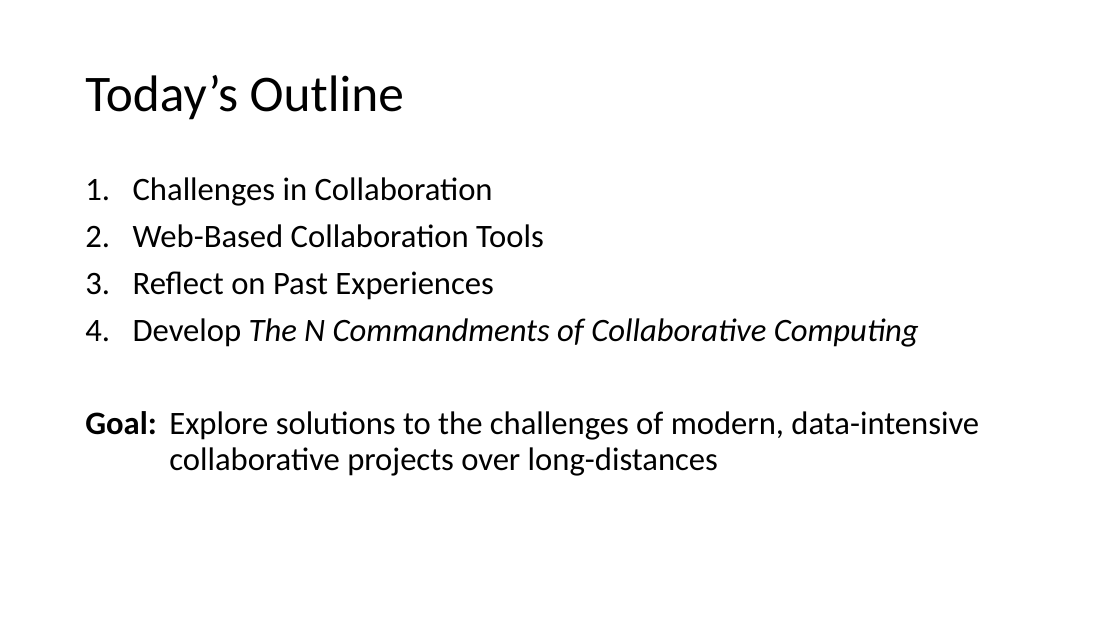
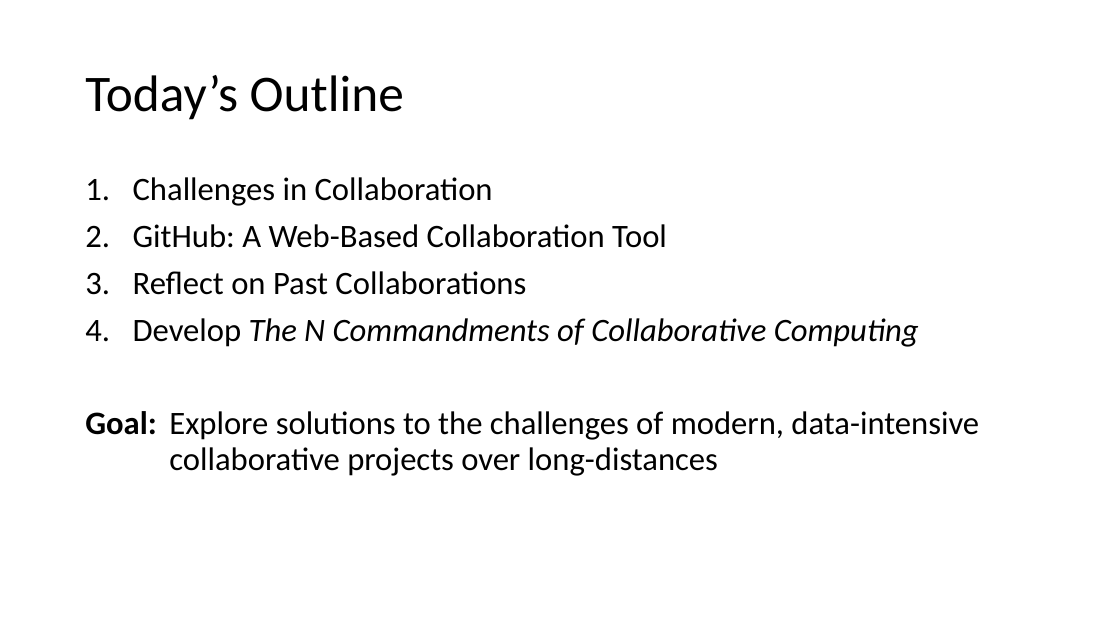
Before and after one commit to ReproducibleQM/n_commandments, a slide deck: slide 3 of pres_deck.pptx. Drawn at 1120x630 pixels with LibreOffice and Linux fonts; fonts in the diff are those of the drawing. Boxes give left, top, right and bottom in pixels: in the first picture for what was removed or moved away, otherwise in the second. Text is boxed around its words. In the diff, an @@ line names an element or a change of style, - is before the commit and + after.

```diff
--- a/pres_deck.pptx
+++ b/pres_deck.pptx
@@ text at (x1=133, y1=224, x2=667, y2=295): text changed @@
-2. Web-Based Collaboration Tools
-3. Reflect on Past Experiences
+2. GitHub: A Web-Based Collaboration Tool
+3. Reflect on Past Collaborations
```
Also in this commit, not shown: 6 other slides changed, 2 slides added, 14 slides removed.
